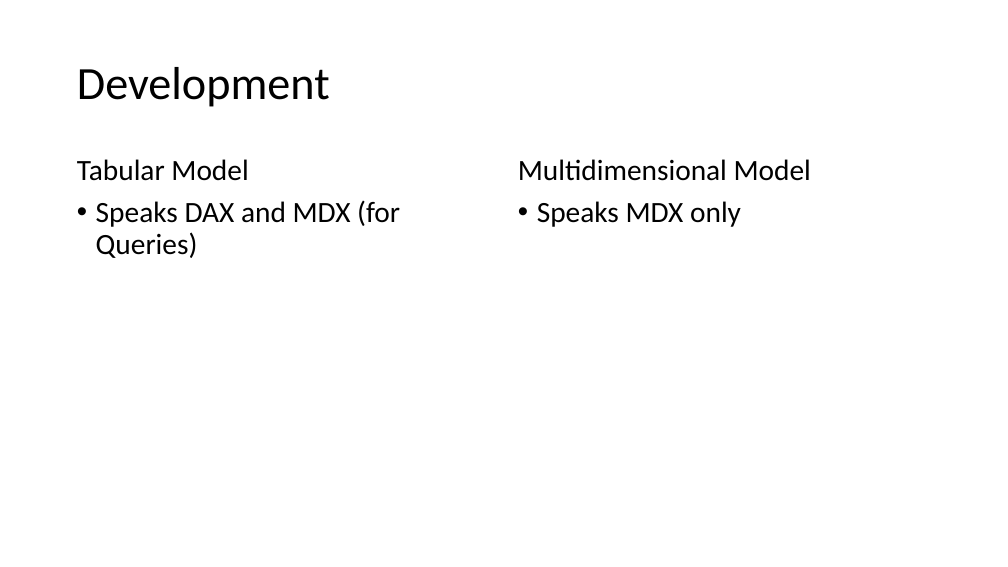
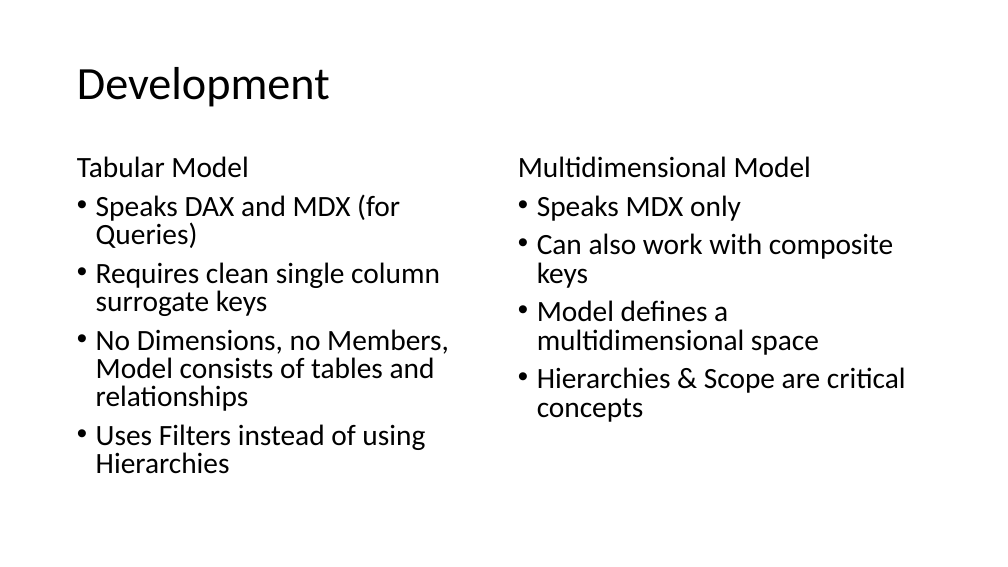
Before and after one commit to LukasSteindl/tabularmodelforfinance, a slide deck: slide 5 of Slides.pptx. Drawn at 1008x567 pixels with LibreOffice and Linux fonts; fonts in the diff are those of the drawing. Boxes give left, top, right and bottom in pixels: in the first picture for what was removed or moved away, otherwise in the second. Text is boxed around its words. In the diff, an @@ line names an element or a change of style, - is before the commit and + after.

Commit message:
updated model and added slides

```diff
--- a/Slides.pptx
+++ b/Slides.pptx
@@ text at [77,156,400,248]: line spacing 0.9 to 0.8 @@
@@ text at [518,156,811,221]: line spacing 0.9 to 0.8 @@
@@ text at [537,233,906,422]: paragraphs added @@
+• Can also work with composite keys
+• Model defines a multidimensional space
+• Hierarchies & Scope are critical concepts
@@ text at [96,262,449,474]: paragraphs added @@
+• Requires clean single column surrogate keys
+• No Dimensions, no Members, Model consists of tables and relationships
+• Uses Filters instead of using Hierarchies
```
Also in this commit, not shown: 13 other slides changed, 9 slides added, 3 slides removed, 2 other files.
